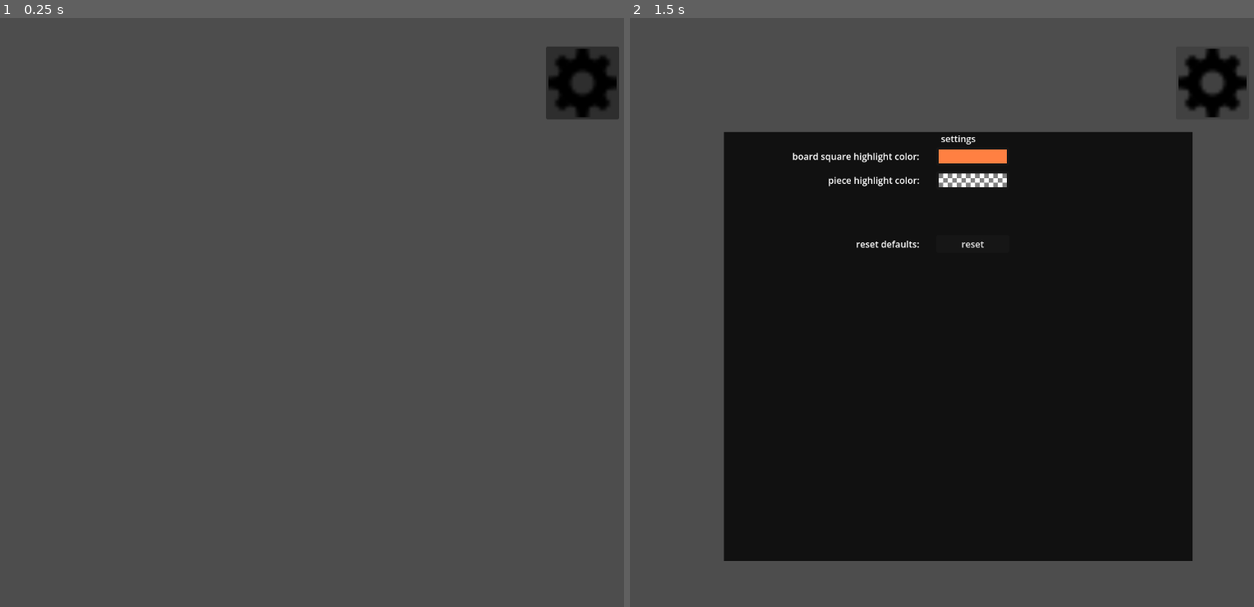
Above: before the commit, frames 1-2 (left to right).
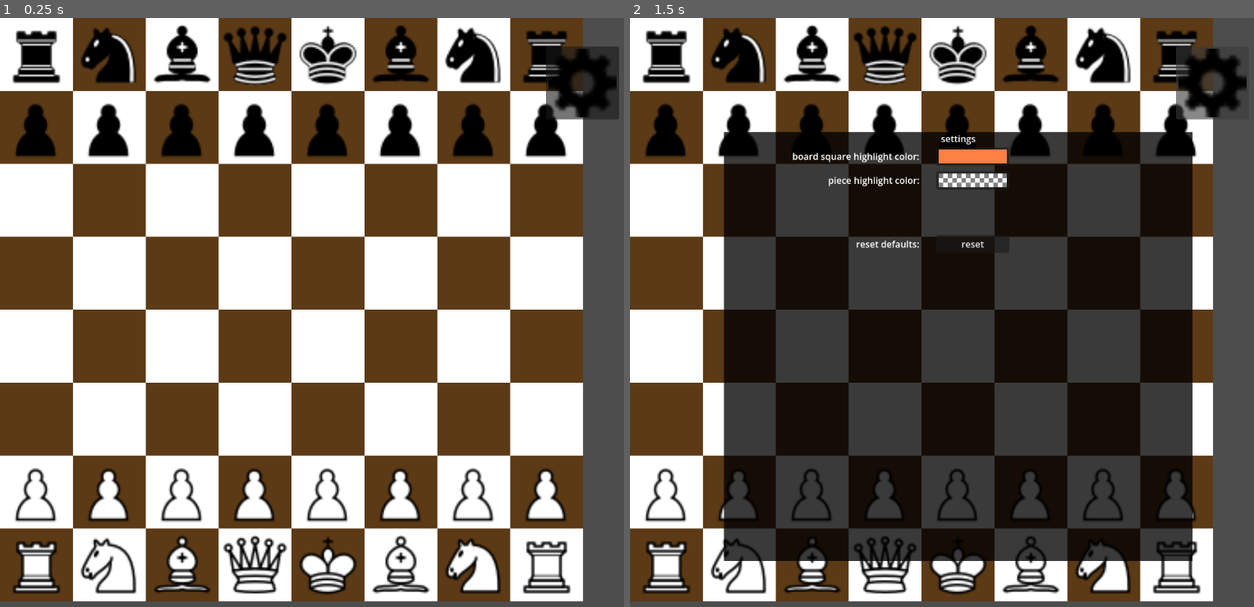
Above: after the commit, the same moments.

Repository: telamonian/chess_2d
Game: Godot game, scene res://game/game_2d.tscn
The game is run twice, just before and just after one commit, with the same random seed, the same clock (stepped at 60 frames per second) and the same inputs.
Inputs (mouse positions are in pixels of both pictures, inside the frame that each line leads up to):
- Up to frame 1 (0.25 s): no input
- Up to frame 2 (1.5 s): tap Enter at 0.5 s; move the mouse to (1104, 312) at 0.52 s; click (1104, 312) at 0.67 s; click (1210, 82) at 1.25 s

The runs differ from the first frame. In frame 1, 91% of the frame differs, in the area x 0-94%, y 0-100%; in frame 2, 63%.
Error before the commit: Parse Error: Too few arguments for "moves_knight()" call. Expected at least 2 but received 0. (res://game/game_2d.gd:60)

Commit message:
wired together `is_threatened` logic with the castling logic. Doesn't seem to be working consistently

Diff:
--- a/game/game_2d.gd
+++ b/game/game_2d.gd
@@ -40,16 +40,16 @@
     piece.position = board.grid_to_local(grid_pos)
     return false
 
-func is_threatened(piece: Piece2D) -> bool:
+func is_threatened(file: int, row: int, player_id: int) -> bool:
   var pieces = piece_man.pieces
-  var player = player_man.players[piece.player_id]
+  var player = player_man.players[player_id]
 
   # check for pawn threats
   for move in [
-    Vector2i(piece.file - 1, piece.row + player.pawn_dir),
-    Vector2i(piece.file + 1, piece.row + player.pawn_dir)
+    Vector2i(file - 1, row + player.pawn_dir),
+    Vector2i(file + 1, row + player.pawn_dir)
   ]:
-    if board.is_inbound(move):
+    if board.is_inbounds(move):
       if move in pieces:
         var potential_threat = pieces[move]
         if potential_threat.color != player.color and potential_threat.type == Enum.Ptype.PAWN:
@@ -57,7 +57,7 @@
 
   # check for knight and king threats
   for ptype in [Enum.Ptype.KNIGHT, Enum.Ptype.KING]:
-    for move in piece.moves_knight() if ptype == Enum.Ptype.KNIGHT else piece.moves_king():
+    for move in Piece2D.moves_knight(file, row) if ptype == Enum.Ptype.KNIGHT else Piece2D.moves_king(file, row):
       if board.is_inbounds(move):
         if move in pieces:
           var potential_threat = pieces[move]
@@ -65,7 +65,7 @@
             return true
 
   # check for bishop, rook, and queen threats
-  for run in piece.moves_bishop():
+  for run in Piece2D.moves_bishop(file, row):
     for move in run:
       if board.is_inbounds(move):
         if move in pieces:
@@ -77,7 +77,7 @@
         else:
           break
 
-  for run in piece.moves_rook():
+  for run in Piece2D.moves_rook(file, row):
     for move in run:
       if board.is_inbounds(move):
         if move in pieces:
@@ -135,18 +135,23 @@
   return moves
 
 func get_valid_castling_moves(piece: Piece2D) -> Array[Vector2i]:
+  var pieces = piece_man.pieces
+
   var valid_castling_moves: Array[Vector2i] = []
-  if not piece.is_moved:
-    # the king has not moved
+  if not piece.is_moved and not is_threatened(piece.file, piece.row, piece.player_id):
+    # the king has not moved and is not in check
     for rgp in player_man.players[piece.color].rook_grid_positions:
       if rgp in piece_man.pieces:
         var maybe_rook = piece_man.pieces[rgp]
         if maybe_rook.type == Enum.Ptype.ROOK and not maybe_rook.is_moved:
           # one of the same colored rooks has not moved
-          #for file in range()
-          var king_shift = -2 if piece.file - maybe_rook.file > 0 else 2
-          # move the king 2 towards the unmoved rook
-          valid_castling_moves.append(Vector2i(piece.file + king_shift, piece.row))
+          var king_shift = -1 if piece.file - maybe_rook.file > 0 else 1
+          if not range(piece.file + king_shift, maybe_rook.file, king_shift).any(func(file): return Vector2i(file, piece.row) in pieces):
+            # all of the spaces between the king and the rook are open
+            if not range(piece.file + king_shift, piece.file + 3*king_shift, king_shift).any(func(file): return is_threatened(file, piece.row, piece.player_id)):
+              # the king will not be moving through, or into, check
+              # move the king 2 towards the unmoved rook
+              valid_castling_moves.append(Vector2i(piece.file + 2*king_shift, piece.row))
   return valid_castling_moves
 
 func _on_piece_drag_started(piece: Piece2D):
